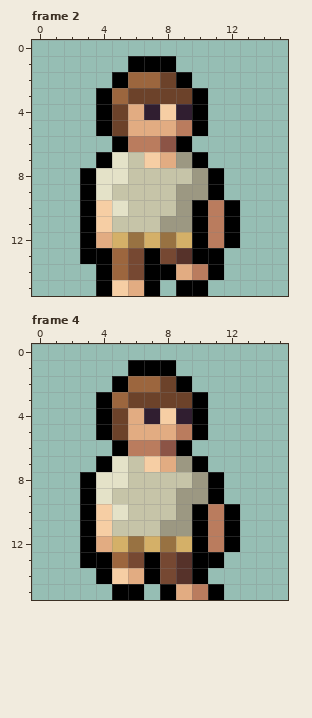
Edited in one commit: pixel-art file (resources/gfx/entities/entities.protagonist/human/Human-DownRight.aseprite). This is how it looked before the edit.
16x16 pixels, 4 frames. Colours within 5 levels of each other are drawn and written as one. Shown: frame 2, frame 4.
After:
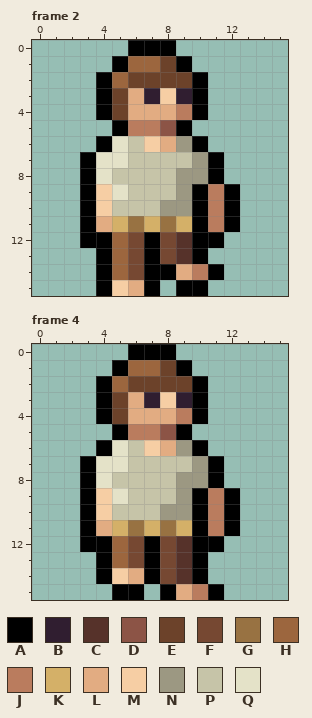
Palette (. is transparent): A #000000  B #301e30  C #56322a  D #8c5446  E #6c422a  F #764832  G #987242  H #9c663e  J #ba7c5e  K #d4b068  L #e2ac82  M #f6cea4  N #9c9882  P #c6c4a8  Q #e4e2c8
Diff:
--- frame 2
@@ x 0..15 @@
- 0 ................
- 1 ......AAA.......
- 2 .....AHHEA......
- 3 ....AHEEEEA.....
- 4 ....AELBMBA.....
- 5 ....AELLLJA.....
- 6 .....AJJDA......
- 7 ....AQPMLNA.....
- 8 ...AQQPPPPNA....
- 9 ...AQPPPPNNA....
-10 ...AMQPPPNAJA...
-11 ...AMPPPNNAJA...
-12 ...ALKGKGKAJA...
-13 ...AAHFAFCAA....
+ 0 ......AAA.......
+ 1 .....AHHEA......
+ 2 ....AHEEEEA.....
+ 3 ....AELBMBA.....
+ 4 ....AELLLJA.....
+ 5 .....AJJDA......
+ 6 ....AQPMLNA.....
+ 7 ...AQQPPPPNA....
+ 8 ...AQPPPPNNA....
+ 9 ...AMQPPPNAJA...
+10 ...AMPPPNNAJA...
+11 ...ALKGKGKAJA...
+12 ...AAHFAFCAA....
+13 ....AHFAFCA.....
 14 ....AHFAALJA....
--- frame 4
@@ x 0..15 @@
- 0 ................
- 1 ......AAA.......
- 2 .....AHHEA......
- 3 ....AHEEEEA.....
- 4 ....AELBMBA.....
- 5 ....AELLLJA.....
- 6 .....AJJDA......
- 7 ....AQPMLNA.....
- 8 ...AQQPPPPNA....
- 9 ...AQPPPPNNA....
-10 ...AMQPPPNAJA...
-11 ...AMPPPNNAJA...
-12 ...ALKGKGKAJA...
-13 ...AAHFAFCAA....
+ 0 ......AAA.......
+ 1 .....AHHEA......
+ 2 ....AHEEEEA.....
+ 3 ....AELBMBA.....
+ 4 ....AELLLJA.....
+ 5 .....AJJDA......
+ 6 ....AQPMLNA.....
+ 7 ...AQQPPPPNA....
+ 8 ...AQPPPPNNA....
+ 9 ...AMQPPPNAJA...
+10 ...AMPPPNNAJA...
+11 ...ALKGKGKAJA...
+12 ...AAHFAFCAA....
+13 ....AHFAFCA.....
 14 ....AMLAFCA.....
Where, in picture pixels (left, top, right, bottom), the same in both pictures:
changed: (80, 40, 240, 264)
changed: (80, 344, 240, 568)
